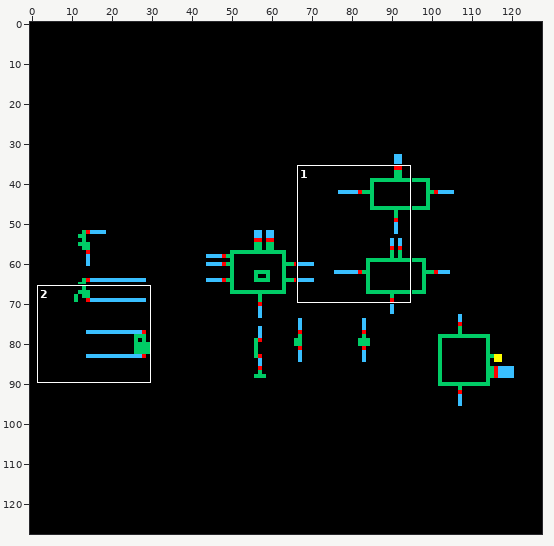
Two versions of one sprite sheet, mixer_tb/schematic/thumbnail_128x128.png. The picture above shows the old version from afar; the outline marks the close-up.
Close-up. Earlier state:
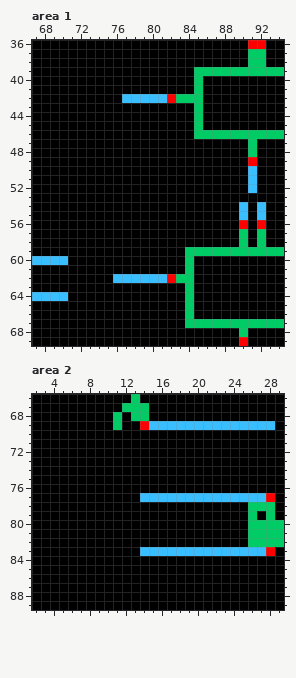
The file is 128x128 pixels. Shown: area 1: x 67..94, y 36..69; area 2: x 2..29, y 66..89.
Once edited:
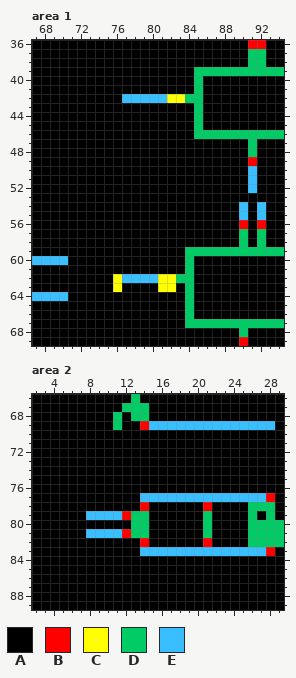
Palette (. is transparent): A #000000  B #ff0000  C #ffff00  D #00cc66  E #39bfff
What changed:
Area 1:
Colour C replaces colour A in row 63 at x 76 and 81 to 82.
Colour C replaces colour B in row 42 at x 82; in row 62 at x 82.
Colour C replaces colour D in row 42 at x 83.
Colour C replaces colour E in row 62 at x 76 and 81.
Area 2:
Colour B replaces colour A in row 78 at x 14 and 21; in row 79 at x 12; in row 81 at x 12; in row 82 at x 14 and 21.
Colour D replaces colour A in rows 79 to 81 at x 13 to 14 and 21.
Colour E replaces colour A in row 79 at x 8 to 11; in row 81 at x 8 to 11.
Pixel boxes of the changes (left, top, right, bottom) in both close-ups:
changed: (167, 94, 185, 103)
changed: (113, 274, 176, 292)
changed: (86, 502, 149, 547)
changed: (203, 502, 212, 547)
